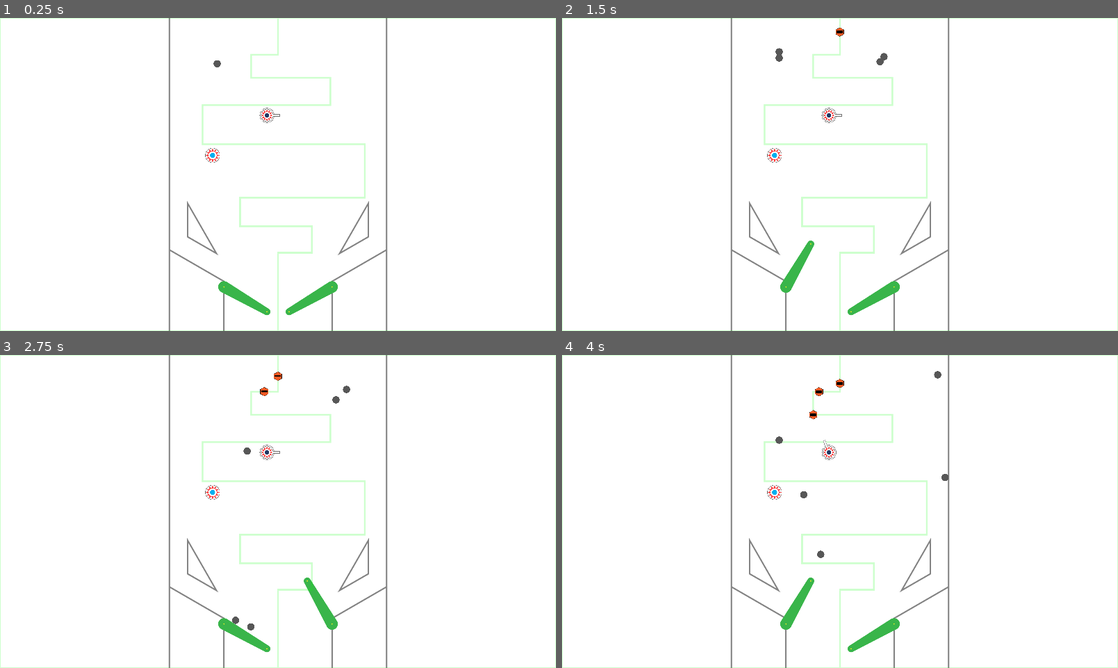
Above: before the commit, frames 1-4 (two rows, left to right).
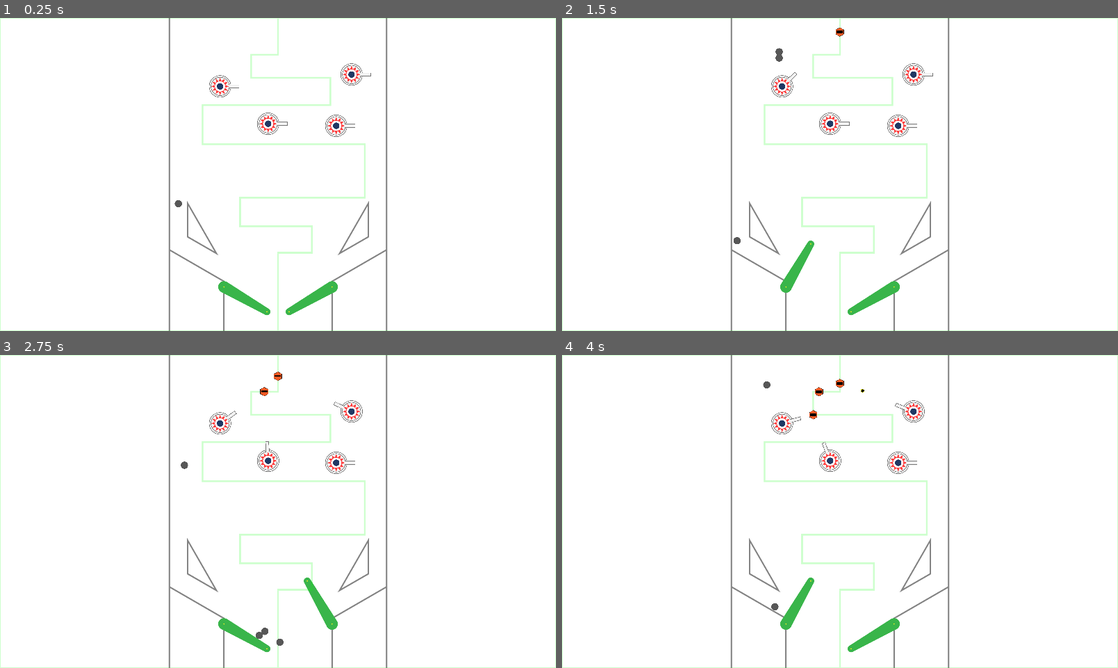
Above: after the commit, the same moments.

Repository: cxhuy/ptd
Game: Godot game, scene res://scenes/game.tscn
Two runs of this game, one before a commit and one after it. Both use one fixed random seed, a clock stepped at 60 frames per second and the inputs below.
Inputs:
- Up to frame 1 (0.25 s): no input
- Up to frame 2 (1.5 s): hold / (rightFlip) 0.53-1.28 s; hold Space (addBall) 0.53-1.28 s; hold Z (leftFlip) from 1.28 s (still down); tap Space (addBall) at 1.35 s
- Up to frame 3 (2.75 s): release Z (leftFlip) at 2.03 s; hold / (rightFlip) from 2.03 s (still down); hold Space (addBall) from 2.03 s (still down)
- Up to frame 4 (4 s): release Space (addBall) at 2.78 s; tap Space (addBall) at 2.85 s; release / (rightFlip) at 3.53 s; hold Z (leftFlip) from 3.53 s (still down); hold Space (addBall) from 3.53 s (still down)

The runs differ from the first frame. In frame 1, 0.6% of the frame differs, in the area x 31-67%, y 13-61%; in frame 2, 0.6%; in frame 3, 0.8%, in the area x 32-66%, y 9-93%; in frame 4, 0.7%.

Commit message:
feat: increase tower size

Diff:
--- a/scenes/game.tscn
+++ b/scenes/game.tscn
@@ -7,7 +7,6 @@
 [ext_resource type="PackedScene" uid="uid://d23liiq5o3xd" path="res://scenes/flipper/rightFlipper.tscn" id="3_mdsrv"]
 [ext_resource type="PackedScene" uid="uid://bhfj71qo8alo3" path="res://scenes/flipper/leftFlipper.tscn" id="3_mqu62"]
 [ext_resource type="Script" path="res://scripts/environment/walls.gd" id="3_pflrw"]
-[ext_resource type="PackedScene" uid="uid://blwg2kwssqdvp" path="res://scenes/environment/bumper.tscn" id="5_l2te3"]
 [ext_resource type="Script" path="res://scripts/enemy/enemySpawn.gd" id="6_ceuvg"]
 [ext_resource type="PackedScene" uid="uid://dmdvm8jdx2sl3" path="res://scenes/tower/tower.tscn" id="8_vrbsv"]
 [ext_resource type="PackedScene" uid="uid://d4gh8a7lq7lqu" path="res://scenes/environment/bumperTri.tscn" id="11_kxay0"]
@@ -70,7 +69,7 @@
 polygon = PackedVector2Array(1335, 800, 1146.53, 906.5, 1146.53, 1080, 1335, 1080)
 
 [node name="Ball" parent="." instance=ExtResource("2_nc3n3")]
-position = Vector2(750, 100)
+position = Vector2(616, 583)
 
 [node name="LeftFlipper" parent="." instance=ExtResource("3_mqu62")]
 position = Vector2(773.53, 928)
@@ -81,9 +80,6 @@
 position = Vector2(1146.53, 928)
 rotation = -0.523599
 scale = Vector2(2, 2)
-
-[node name="Bumper" parent="." instance=ExtResource("5_l2te3")]
-position = Vector2(734, 474)
 
 [node name="Enemies" type="Path2D" parent="."]
 curve = SubResource("Curve2D_13sw7")
@@ -98,7 +94,7 @@
 autostart = true
 
 [node name="Tower" parent="." instance=ExtResource("8_vrbsv")]
-position = Vector2(922, 336)
+position = Vector2(926, 365)
 
 [node name="Projectiles" type="Node2D" parent="."]
 
@@ -109,5 +105,14 @@
 position = Vector2(700, 725)
 scale = Vector2(-1, 1)
 
+[node name="Tower2" parent="." instance=ExtResource("8_vrbsv")]
+position = Vector2(1161, 372)
+
+[node name="Tower3" parent="." instance=ExtResource("8_vrbsv")]
+position = Vector2(1214, 195)
+
+[node name="Tower5" parent="." instance=ExtResource("8_vrbsv")]
+position = Vector2(760, 236)
+
 [connection signal="body_entered" from="Walls" to="Walls" method="_on_body_entered"]
 [connection signal="timeout" from="Enemies/SpawnTimer" to="Enemies" method="_on_spawn_timer_timeout"]
--- a/scenes/tower/tower.tscn
+++ b/scenes/tower/tower.tscn
@@ -34,6 +34,7 @@
 }]
 
 [node name="Tower" type="Node2D"]
+scale = Vector2(1.5, 1.5)
 script = ExtResource("1_ug5qu")
 
 [node name="Base" type="RigidBody2D" parent="."]
Not shown: 1 places in scenes/game.tscn that only renumber resources
